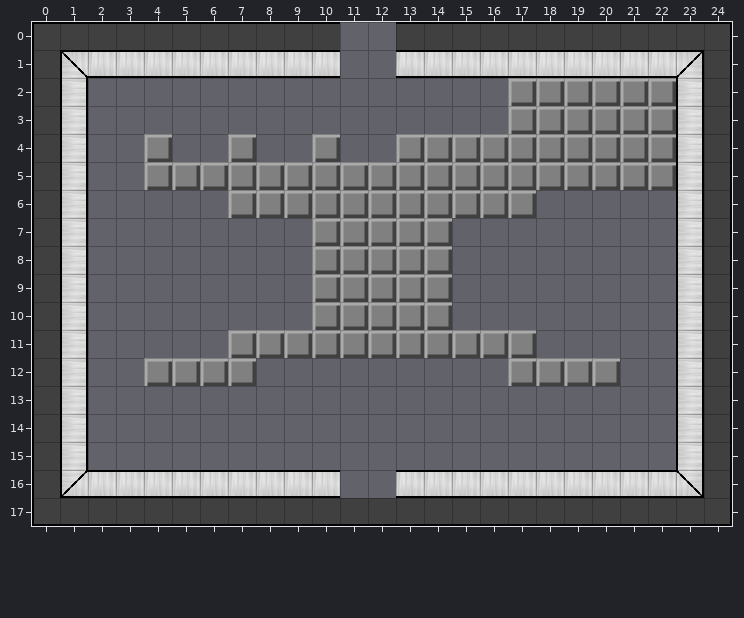
Two states of a Tiled map, src/level/forrestroom4.tmx. Above, as it was before the edit.
Cells are 32x32 px. Shown: x 0..24, y 0..17.
After the commit:
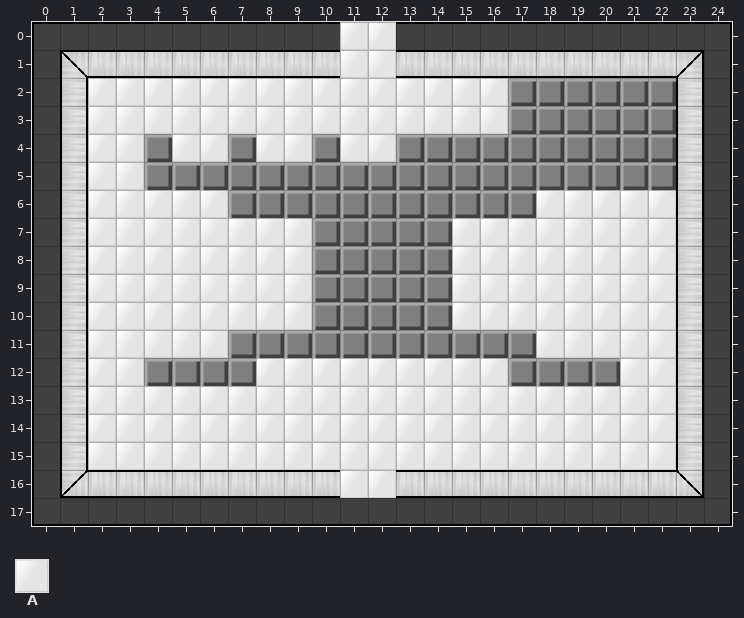
Key: from "room_tileset": A 36.
_ is an empty cell, . an unchanged one.
Tiles of an added or newly shown layer are drawn over the layers below it.
Edits made:
--- layer "Tile Layer 2" (added)
@@ x 2..22 @@
- 0 .........__..........
- 1 .........__..........
- 2 _______________......
- 3 _______________......
- 4 __.__.__.__..........
- 5 __...................
- 6 _____..........._____
- 7 ________.....________
- 8 ________.....________
- 9 ________.....________
-10 ________.....________
-11 _____..........._____
-12 __...._________....__
-13 _____________________
-14 _____________________
-15 _____________________
-16 .........__..........
+ 0 .........AA..........
+ 1 .........AA..........
+ 2 AAAAAAAAAAAAAAA......
+ 3 AAAAAAAAAAAAAAA......
+ 4 AA.AA.AA.AA..........
+ 5 AA...................
+ 6 AAAAA...........AAAAA
+ 7 AAAAAAAA.....AAAAAAAA
+ 8 AAAAAAAA.....AAAAAAAA
+ 9 AAAAAAAA.....AAAAAAAA
+10 AAAAAAAA.....AAAAAAAA
+11 AAAAA...........AAAAA
+12 AA....AAAAAAAAA....AA
+13 AAAAAAAAAAAAAAAAAAAAA
+14 AAAAAAAAAAAAAAAAAAAAA
+15 AAAAAAAAAAAAAAAAAAAAA
+16 .........AA..........
